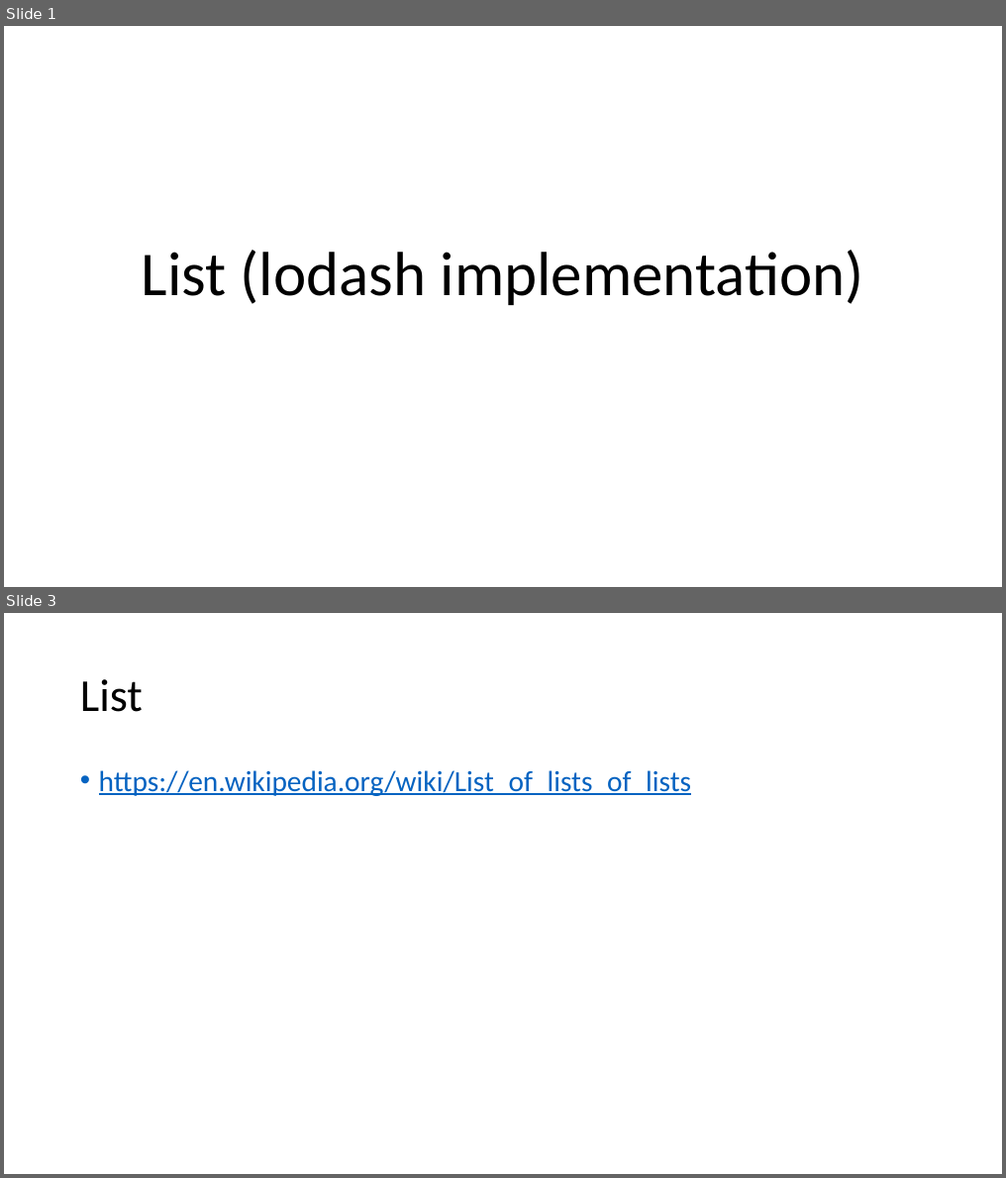
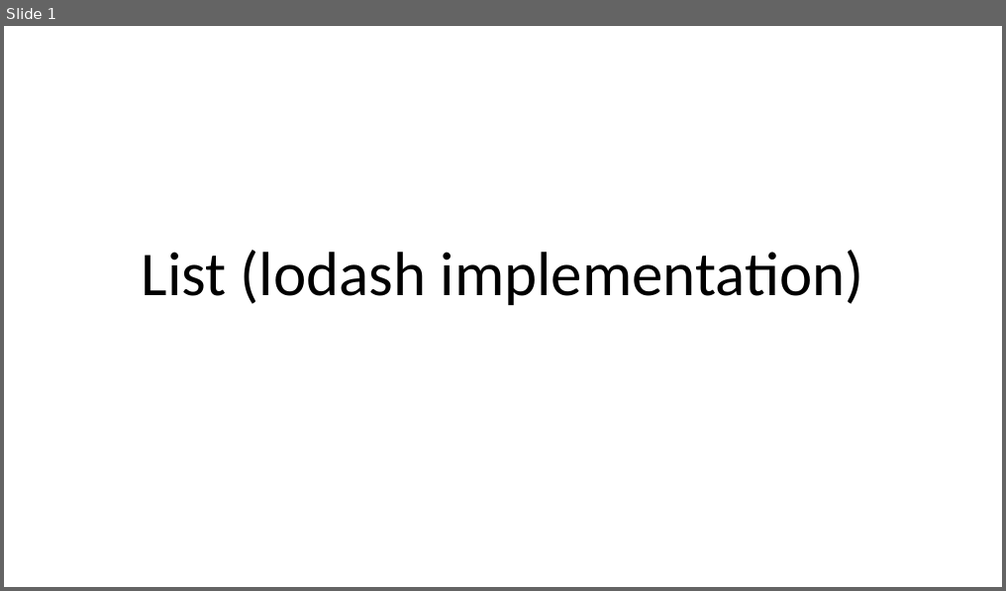
Before and after one commit to morotsman/lecture_functional_programming, a slide deck: lodash/List.pptx. Shown one above the other, each under a label of ours: slides 1 and 3 before the commit, slide 1 after it; the slides between them are not shown. The pictures are 1006x1178 and 1006x591 pixels, drawn with LibreOffice and Linux fonts; fonts in the diff are those of the drawing. Boxes give left, top, right and bottom in pixels: in the first picture for what was removed or moved away, otherwise in the second. Text is boxed around its words. In the diff, an @@ line names an element or a change of style, - is before the commit and + after.

```diff
--- a/lodash/List.pptx
+++ b/lodash/List.pptx
@@ slide 3 removed at box(4, 613, 1002, 1174), background #FFFFFF @@
@@ title removed at box(80, 679, 143, 712) @@
-List
@@ text removed at box(99, 770, 691, 796) @@
-• https://en.wikipedia.org/wiki/List_of_lists_of_lists
```
Also in this commit, not shown: 1 slide changed, 1 other file.
